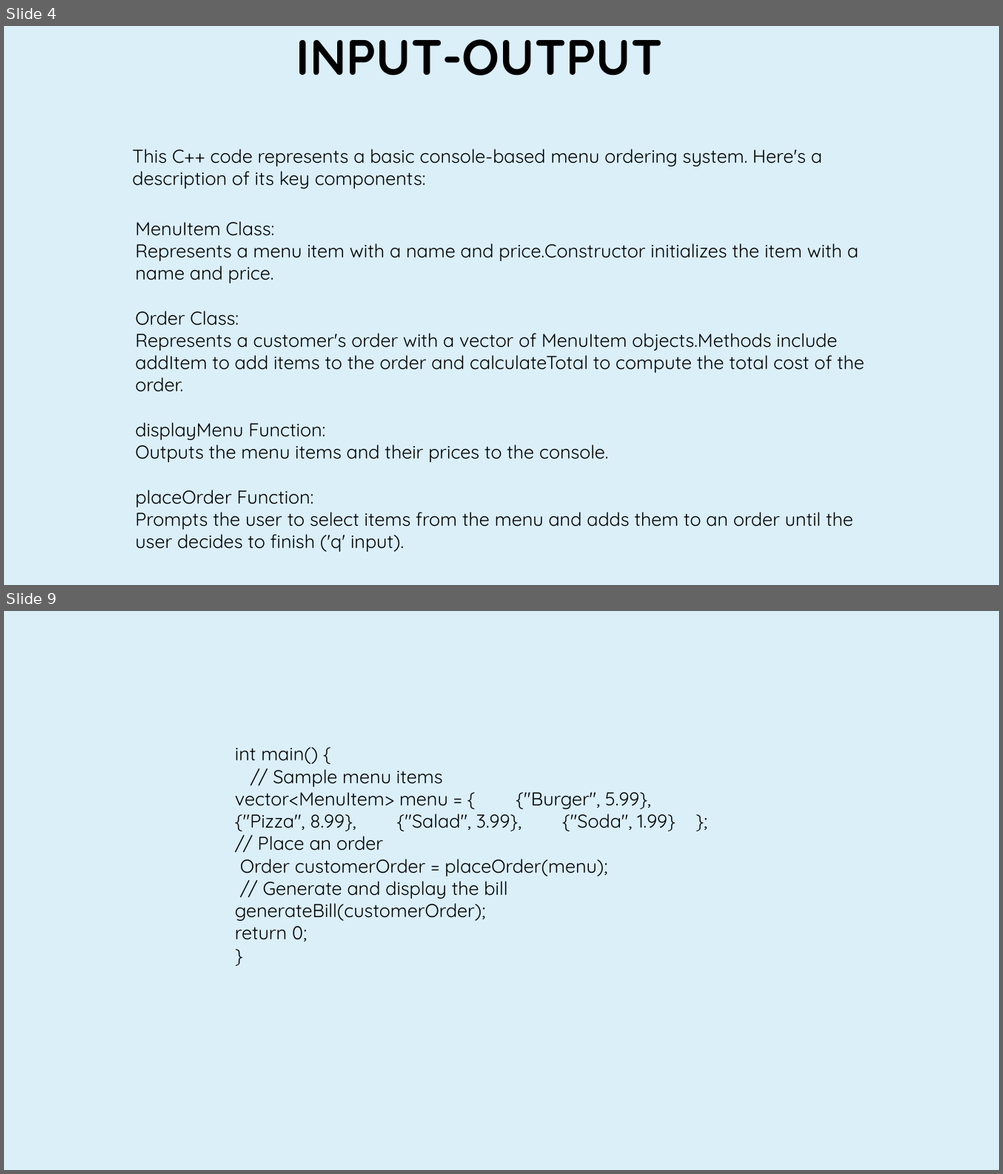
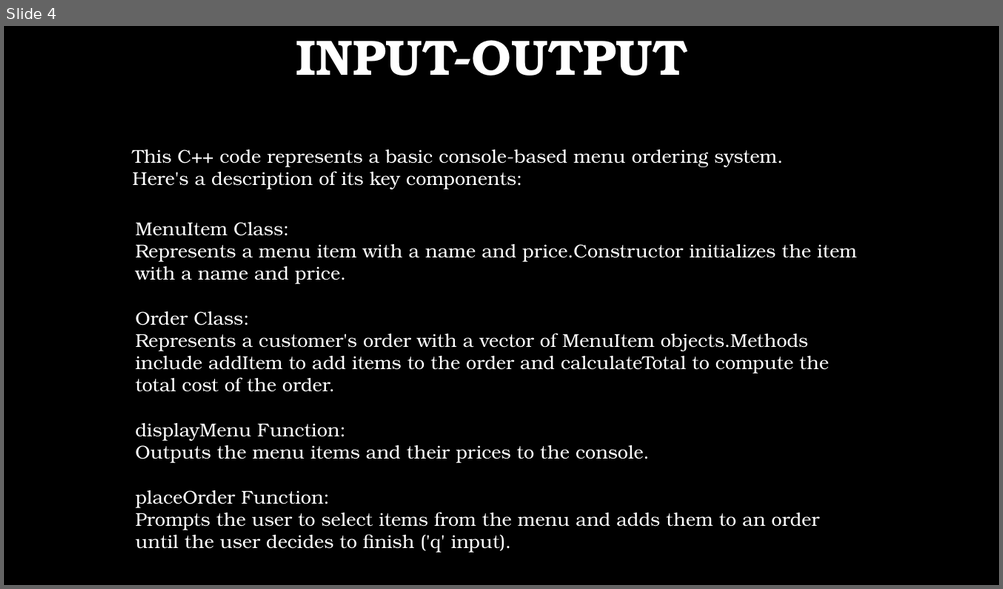
Before and after one commit to kalikumari292725/oopm-case-study, a slide deck: PRESENTATIONPPT3.pptx. Shown one above the other, each under a label of ours: slides 4 and 9 before the commit, slide 4 after it; the slides between them are not shown. The pictures are 1003x1174 and 1003x589 pixels, drawn with LibreOffice and Linux fonts; fonts in the diff are those of the drawing; background and template pictures are left out. Boxes give left, top, right and bottom in pixels: in the first picture for what was removed or moved away, otherwise in the second. Text is boxed around its words. In the diff, an @@ line names an element or a change of style, - is before the commit and + after.

```diff
--- a/PRESENTATIONPPT3.pptx
+++ b/PRESENTATIONPPT3.pptx
@@ slide 9 removed at (4,611,999,1170), background #DBEFF9 @@
@@ text removed at (235,747,675,942) @@
-int main() {
-// Sample menu items
-vector<MenuItem> menu = { {"Burger", 5.99}, {"Pizza", 8.99}, {"Salad", 3.99}, {"Soda", 1.99} }; // Place an order
-Order customerOrder = placeOrder(menu);
-// Generate and display the bill generateBill(customerOrder);
-return 0;
-}
@@ slide 4 changed as well @@
@@ background #DBEFF9 to picture (left out) @@
@@ font Quicksand to TeX Gyre Bonum, text colour #000000 to #FFFFFF in 3 elements at (296,40,688,76), (132,150,782,190), (135,222,856,553) @@
```
Also in this commit, not shown: 4 other slides changed, 12 slides added, 4 other slides removed.
